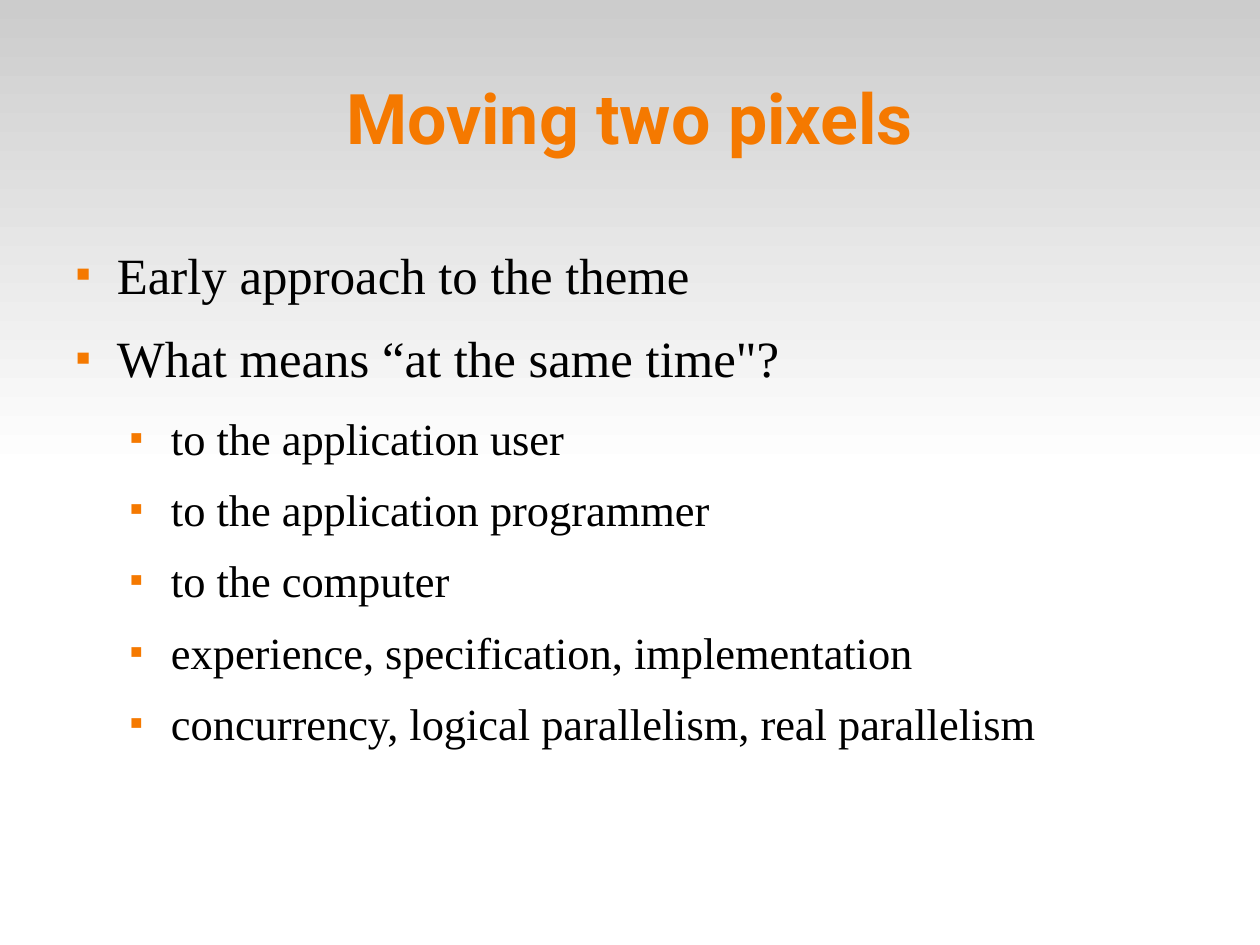
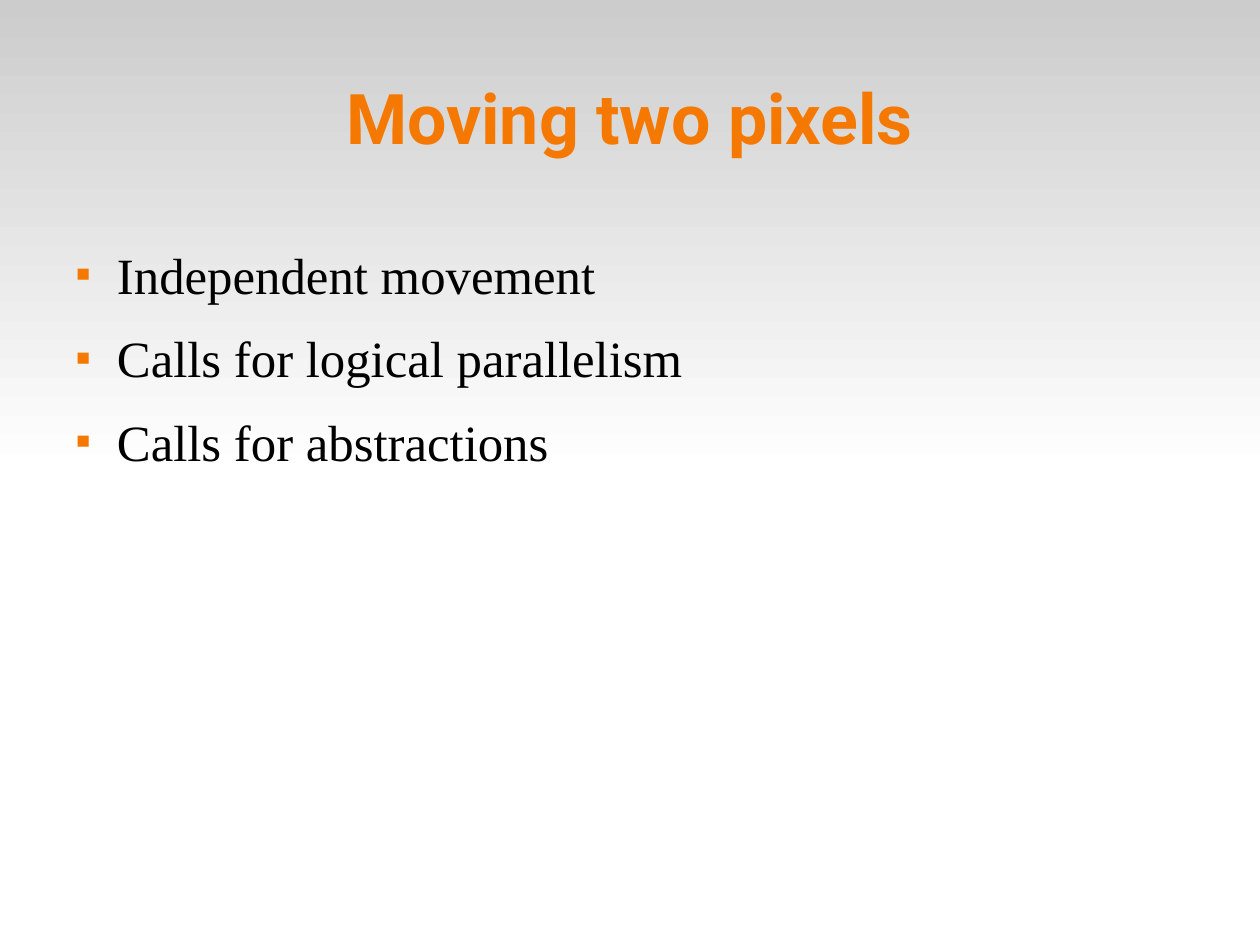
Before and after one commit to fsantanna-no/ceu-docs, a slide deck: slide 13 of pico-ceu.odp (slide 12 before the commit). Drawn at 1260x945 pixels with LibreOffice and Linux fonts; fonts in the diff are those of the drawing. Boxes give left, top, right and bottom in pixels: in the first picture for what was removed or moved away, otherwise in the second. Text is boxed around its words. In the diff, an @@ line names an element or a change of style, - is before the commit and + after.

```diff
--- a/pico-ceu.odp
+++ b/pico-ceu.odp
@@ text at [117,258,682,462]: text changed; size 28 to 32 pt @@
-■ Early approach to the theme
-■ What means “at the same time"?
-  ■ to the application user
-  ■ to the application programmer
-  ■ to the computer
-  ■ experience, specification, implementation
-  ■ concurrency, logical parallelism, real parallelism
+■ Independent movement
+■ Calls for logical parallelism
+■ Calls for abstractions
```
Also in this commit, not shown: 10 other slides changed, 2 slides added, 11 other files.
